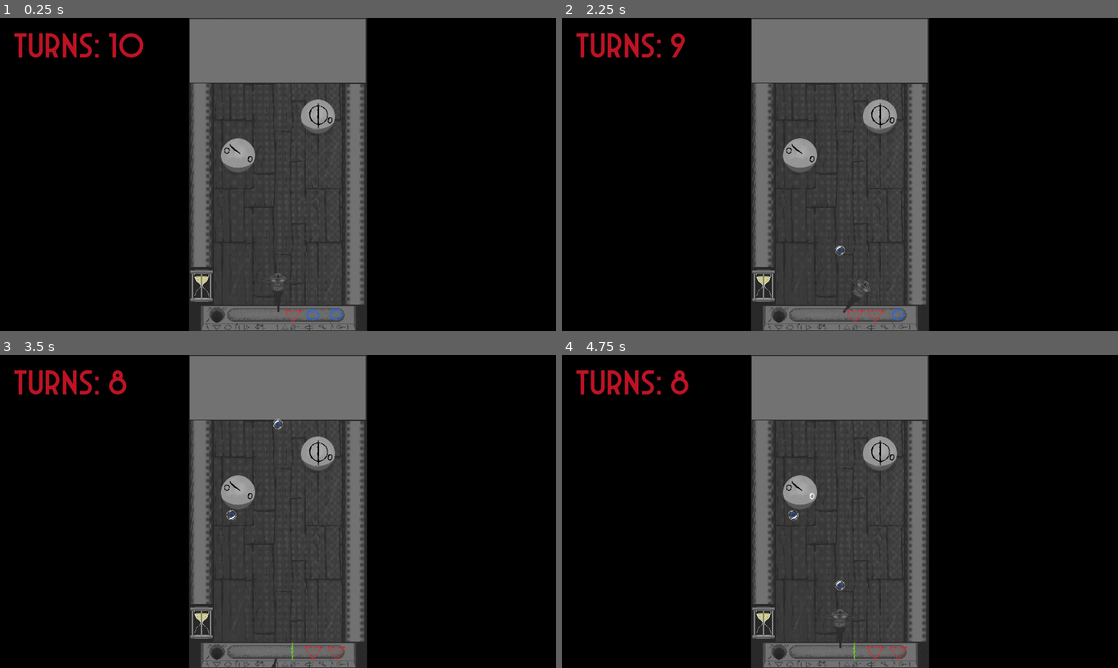
Above: before the commit, frames 1-4 (two rows, left to right).
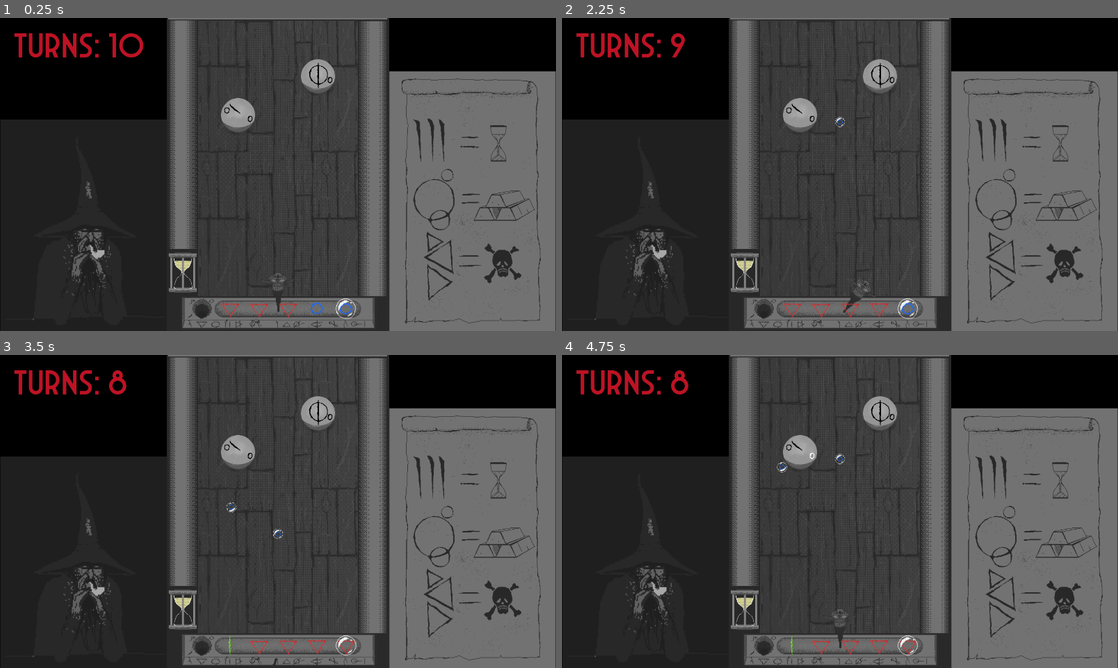
Above: after the commit, the same moments.

Repository: colton-o/bubblemancer
Game: Godot game, scene res://Levels/Stage_1.tscn
Same seed, same stepped clock (60 frames per second), same inputs: the game is played once before the commit and once after it.
Inputs (mouse positions are in pixels of both pictures, inside the frame that each line leads up to):
- Up to frame 1 (0.25 s): no input
- Up to frame 2 (2.25 s): move the mouse to (962, 158) at 0.52 s; click (962, 158) at 0.6 s; move the mouse to (728, 190) at 1.27 s; tap A (x_rot_neg) at 1.35 s; move the mouse to (895, 105) at 2.02 s; hold D (x_rot_pos) from 2.03 s (still down)
- Up to frame 3 (3.5 s): move the mouse to (250, 574) at 2.77 s; release D (x_rot_pos) at 2.78 s; click (250, 574) at 2.85 s
- Up to frame 4 (4.75 s): move the mouse to (1006, 558) at 3.52 s; hold A (x_rot_neg) 3.53-4.28 s; move the mouse to (673, 464) at 4.27 s; tap D (x_rot_pos) at 4.35 s

The runs differ from the first frame. In frame 1, 67% of the frame differs, in the area x 0-100%, y 0-100%; in frame 2, 67%; in frame 3, 67%; in frame 4, 67%.

Commit message:
Stage 1 update

Diff:
--- a/Levels/Stage_1.tscn
+++ b/Levels/Stage_1.tscn
@@ -14,9 +14,12 @@
 [ext_resource type="Texture2D" uid="uid://dl8tlcd20crwu" path="res://Sprites/Bubble/bubble_circle_rune.tga" id="12_necci"]
 [ext_resource type="Texture2D" uid="uid://by1m5i0ar1f8c" path="res://Sprites/Bubble/bubble_stroke_rune.tga" id="13_pigi6"]
 [ext_resource type="Texture2D" uid="uid://dcadn0auhi4fv" path="res://Sprites/Bubble/bubble_tri_rune.tga" id="14_nymw6"]
+[ext_resource type="Texture2D" uid="uid://c3dliyoqmdrui" path="res://Sprites/Bubble/bubble_idle.tga" id="15_7crpp"]
 [ext_resource type="PackedScene" uid="uid://bai4q0ixrltg4" path="res://Objects/Seal.tscn" id="15_iompg"]
 [ext_resource type="FontFile" uid="uid://cvfn2glm3782q" path="res://ArcaneNine-eZP1x.ttf" id="16_hgmf1"]
 [ext_resource type="AudioStream" uid="uid://leseuk63hj2c" path="res://Audio/Music/bubblemancer-level-music-low.mp3" id="17_qturg"]
+[ext_resource type="Texture2D" uid="uid://c4724ho8ihao3" path="res://Sprites/formula.png" id="18_d71ce"]
+[ext_resource type="Texture2D" uid="uid://bmx5e7w51hgno" path="res://Sprites/image.png" id="19_wnkqf"]
 
 [sub_resource type="WorldBoundaryShape2D" id="WorldBoundaryShape2D_cudwi"]
 normal = Vector2(1, 0)
@@ -76,6 +79,49 @@
 "texture": ExtResource("10_nkefk")
 }],
 "loop": false,
+"name": &"default",
+"speed": 5.0
+}]
+
+[sub_resource type="AtlasTexture" id="AtlasTexture_t6qfr"]
+atlas = ExtResource("15_7crpp")
+region = Rect2(0, 0, 64, 64)
+
+[sub_resource type="AtlasTexture" id="AtlasTexture_0uime"]
+atlas = ExtResource("15_7crpp")
+region = Rect2(64, 0, 64, 64)
+
+[sub_resource type="AtlasTexture" id="AtlasTexture_4fhay"]
+atlas = ExtResource("15_7crpp")
+region = Rect2(128, 0, 64, 64)
+
+[sub_resource type="AtlasTexture" id="AtlasTexture_dl3lj"]
+atlas = ExtResource("15_7crpp")
+region = Rect2(192, 0, 64, 64)
+
+[sub_resource type="AtlasTexture" id="AtlasTexture_1pstw"]
+atlas = ExtResource("15_7crpp")
+region = Rect2(256, 0, 64, 64)
+
+[sub_resource type="SpriteFrames" id="SpriteFrames_f6gvp"]
+animations = [{
+"frames": [{
+"duration": 1.0,
+"texture": SubResource("AtlasTexture_t6qfr")
+}, {
+"duration": 1.0,
+"texture": SubResource("AtlasTexture_0uime")
+}, {
+"duration": 1.0,
+"texture": SubResource("AtlasTexture_4fhay")
+}, {
+"duration": 1.0,
+"texture": SubResource("AtlasTexture_dl3lj")
+}, {
+"duration": 1.0,
+"texture": SubResource("AtlasTexture_1pstw")
+}],
+"loop": true,
 "name": &"default",
 "speed": 5.0
 }]
@@ -98,7 +144,8 @@
 script = ExtResource("2_sld6f")
 
 [node name="Border" type="Sprite2D" parent="."]
-scale = Vector2(0.57, 0.57)
+position = Vector2(0, -140)
+scale = Vector2(0.71, 0.71)
 texture = ExtResource("3_l520u")
 
 [node name="walls" type="StaticBody2D" parent="Border"]
@@ -150,30 +197,48 @@
 script = ExtResource("11_igc0w")
 rune_tex = [ExtResource("12_necci"), ExtResource("13_pigi6"), ExtResource("14_nymw6")]
 
+[node name="Rune_01" type="Sprite2D" parent="Inventory"]
+position = Vector2(234, 462)
+scale = Vector2(2, 2)
+texture = ExtResource("12_necci")
+hframes = 5
+
+[node name="Rune_02" type="Sprite2D" parent="Inventory"]
+position = Vector2(134, 461)
+scale = Vector2(2, 2)
+texture = ExtResource("12_necci")
+hframes = 5
+
 [node name="Rune_03" type="Sprite2D" parent="Inventory"]
-position = Vector2(200, 483)
-scale = Vector2(2, 2)
-texture = ExtResource("12_necci")
-hframes = 5
-
-[node name="Rune_02" type="Sprite2D" parent="Inventory"]
-position = Vector2(120, 483)
-scale = Vector2(2, 2)
-texture = ExtResource("13_pigi6")
-hframes = 5
-
-[node name="Rune_01" type="Sprite2D" parent="Inventory"]
-position = Vector2(50, 483)
-scale = Vector2(2, 2)
-texture = ExtResource("14_nymw6")
-hframes = 5
+position = Vector2(34, 462)
+scale = Vector2(2, 2)
+texture = ExtResource("12_necci")
+hframes = 5
+
+[node name="Rune_04" type="Sprite2D" parent="Inventory"]
+position = Vector2(-66, 463)
+scale = Vector2(2, 2)
+texture = ExtResource("12_necci")
+hframes = 5
+
+[node name="Rune_05" type="Sprite2D" parent="Inventory"]
+position = Vector2(-166, 462)
+scale = Vector2(2, 2)
+texture = ExtResource("12_necci")
+hframes = 5
+
+[node name="Bubble" type="AnimatedSprite2D" parent="Inventory"]
+position = Vector2(234, 462)
+scale = Vector2(2, 2)
+sprite_frames = SubResource("SpriteFrames_f6gvp")
+autoplay = "default"
 
 [node name="Seal" parent="." instance=ExtResource("15_iompg")]
-position = Vector2(138, -200)
+position = Vector2(138, -339)
 scale = Vector2(0.5, 0.5)
 
 [node name="Seal2" parent="." instance=ExtResource("15_iompg")]
-position = Vector2(-138, -66)
+position = Vector2(-138, -205)
 scale = Vector2(0.5, 0.5)
 
 [node name="UI" type="Control" parent="."]
@@ -196,3 +261,13 @@
 [node name="Music" type="AudioStreamPlayer" parent="."]
 stream = ExtResource("17_qturg")
 autoplay = true
+
+[node name="Formula" type="Sprite2D" parent="."]
+position = Vector2(672.063, 92.6866)
+scale = Vector2(1.43828, 1.43828)
+texture = ExtResource("18_d71ce")
+
+[node name="Image" type="Sprite2D" parent="."]
+position = Vector2(-671.125, 175.238)
+scale = Vector2(1.82302, 1.82302)
+texture = ExtResource("19_wnkqf")
--- a/Scripts/inventory.gd
+++ b/Scripts/inventory.gd
@@ -2,7 +2,7 @@
 
 @export var rune_tex: Array
 
-var size = 3
+var size = 5
 var tex_size = 3
 
 class bubble:
@@ -12,7 +12,7 @@
 var bubble_array = []
 # Called when the node enters the scene tree for the first time.
 func _ready() -> void:
-	for i in range(3):
+	for i in range(size):
 
 		var b = bubble.new()
 		b.rune = randi() % tex_size
Not shown: 1 places in Levels/Stage_1.tscn that only renumber resources
Binary file added: Sprites/formula.png
Not shown, added: Sprites/formula.png.import
Binary file added: Sprites/image.png
Not shown, added: Sprites/image.png.import
